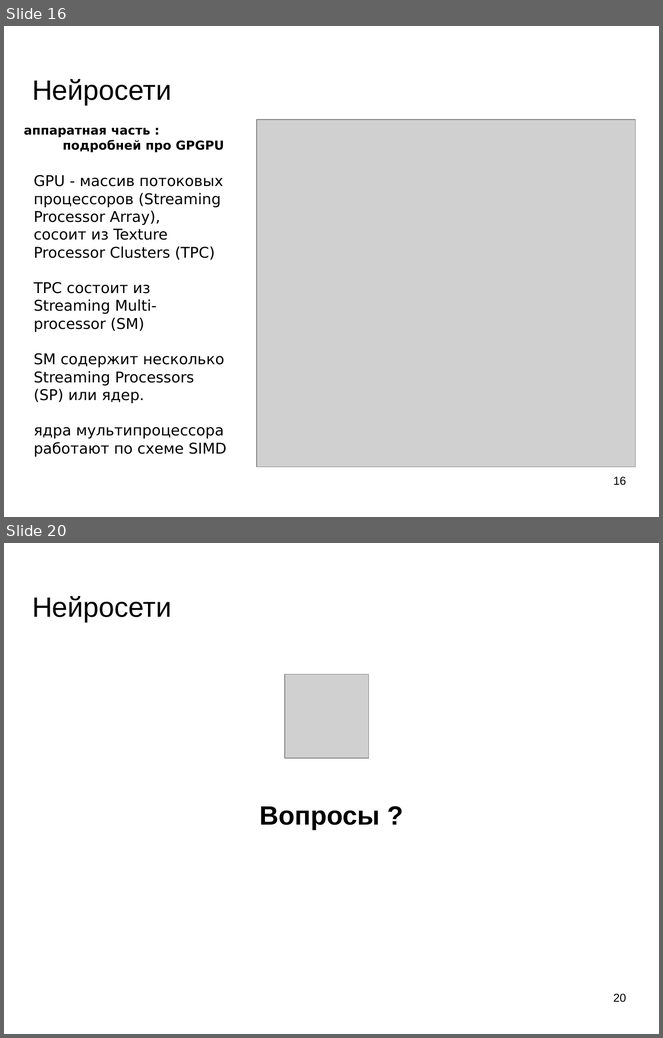
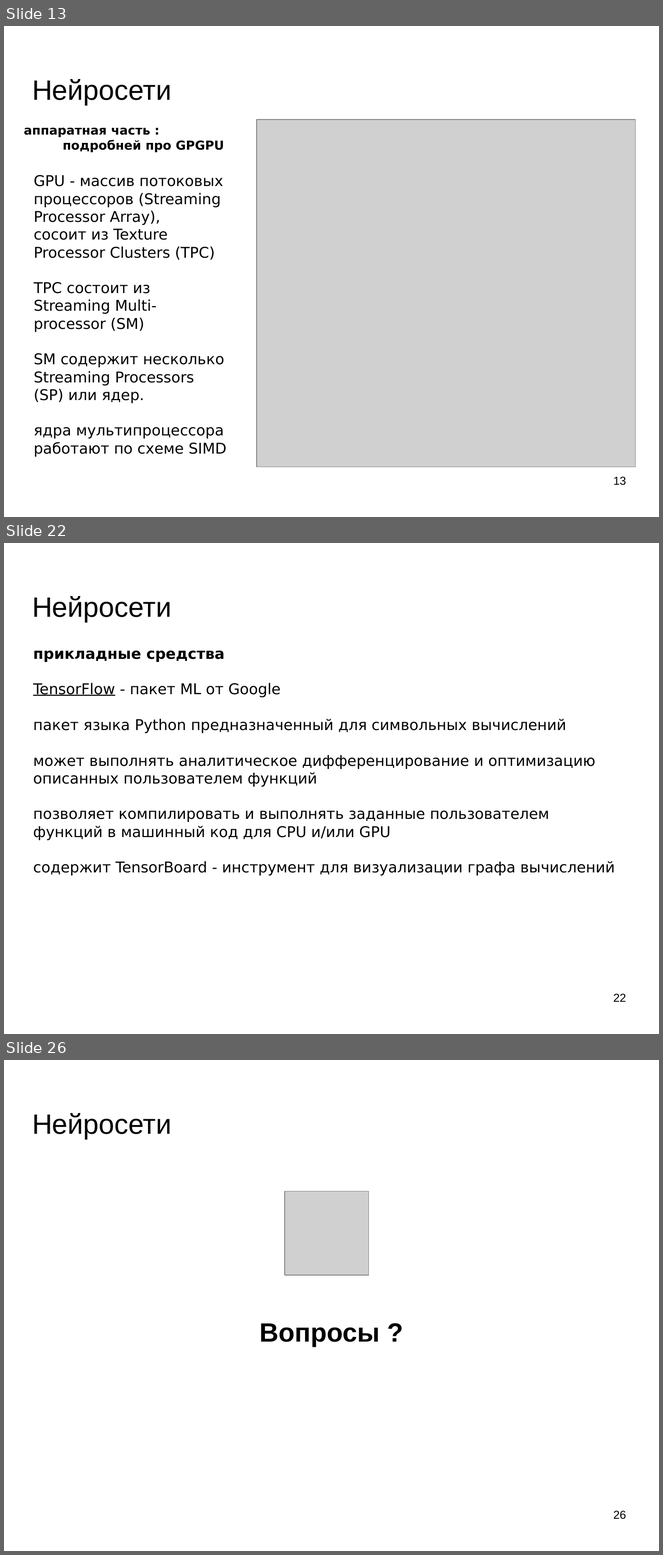
Before and after one commit to mechanoid5/ml_lectorium_legacy, a slide deck: 19-tech-stack-tf.odp. Shown one above the other, each under a label of ours: slides 16 and 20 before the commit, slides 13, 22 and 26 after it; the slides between them are not shown. The pictures are 663x1038 and 663x1555 pixels, drawn with LibreOffice and Linux fonts; fonts in the diff are those of the drawing; grey boxes stand for pictures; background and template pictures are left out. Boxes give left, top, right and bottom in pixels: in the first picture for what was removed or moved away, otherwise in the second. Text is boxed around its words. In the diff, an @@ line names an element or a change of style, - is before the commit and + after.

```diff
--- a/19-tech-stack-tf.odp
+++ b/19-tech-stack-tf.odp
@@ slide 22 added at [4, 543, 659, 1034], background picture (left out) @@
@@ title added at [32, 596, 171, 622], 33.9 pt, text #000000 @@
+Нейросети
@@ text added at [33, 651, 615, 876], 18 pt, text #000000 @@
+прикладные средства
+TensorFlow - пакет ML от Google
+пакет языка Python предназначенный для символьных вычислений
+может выполнять аналитическое дифференцирование и оптимизацию описанных пользователем функций
+позволяет компилировать и выполнять заданные пользователем функций в машинный код для CPU и/или GPU
+содержит TensorBoard - инструмент для визуализации графа вычислений
@@ page number added at [613, 994, 626, 1002], 14 pt, text #000000 @@
+22
@@ what was slide 16 is now slide 13 @@
@@ page number at [613, 477, 626, 486]: text changed @@
-16
+13
@@ what was slide 20 is now slide 26 @@
@@ page number at [613, 1511, 626, 1520]: text changed @@
-20
+26
```
Also in this commit, not shown: 10 slides changed, 7 other slides added, 2 slides removed.
